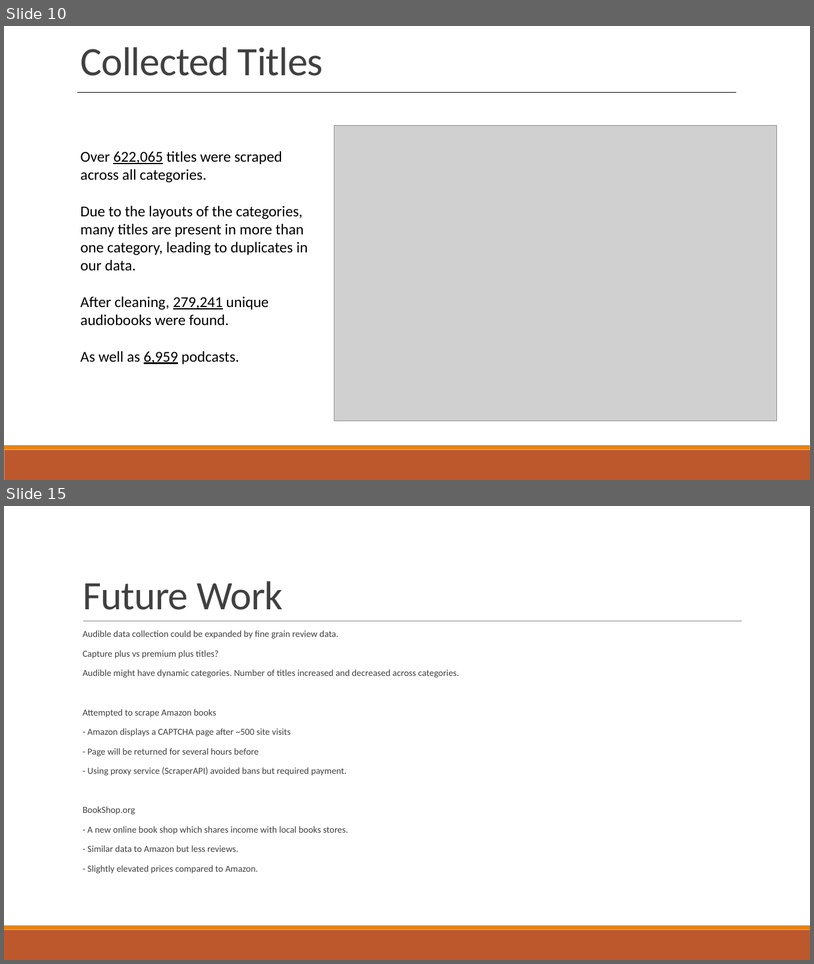
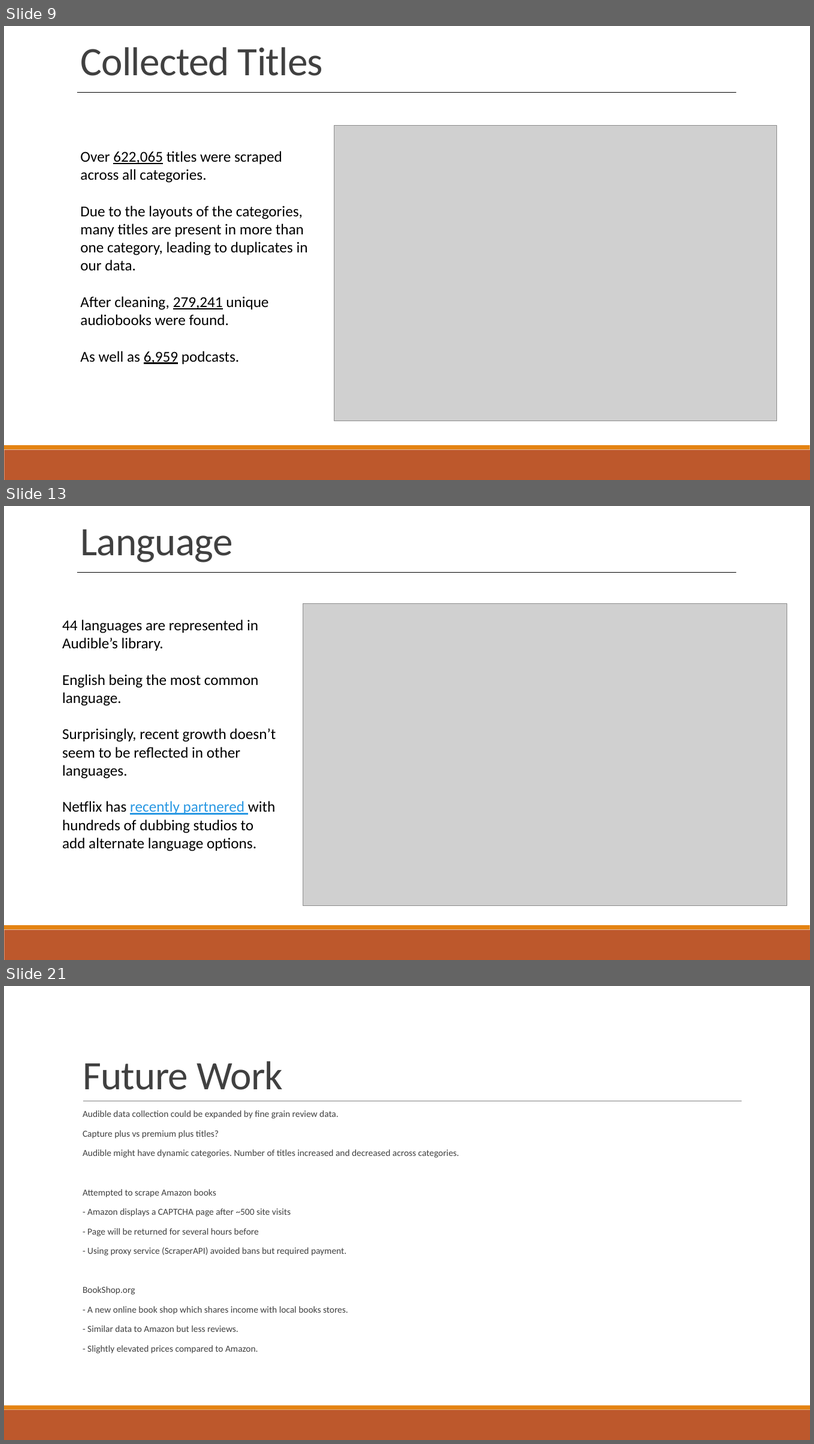
Before and after one commit to jwelch1123/finding_the_tree_in_the_forest, a slide deck: Presentation.pptx. Shown one above the other, each under a label of ours: slides 10 and 15 before the commit, slides 9, 13 and 21 after it; the slides between them are not shown. The pictures are 814x964 and 814x1444 pixels, drawn with LibreOffice and Linux fonts; fonts in the diff are those of the drawing; grey boxes stand for pictures. Boxes give left, top, right and bottom in pixels: in the first picture for what was removed or moved away, otherwise in the second. Text is boxed around its words. In the diff, an @@ line names an element or a change of style, - is before the commit and + after.

```diff
--- a/Presentation.pptx
+++ b/Presentation.pptx
@@ slide 13 added at <box>4,506,810,960</box>, background #FFFFFF; not listed: 2 template elements that a slide beside it also shows @@
@@ text added at <box>80,529,233,562</box>, 48 pt, text #404040 @@
+Language
@@ line added from (78, 572) to (737, 572), #000000 0.25 pt @@
@@ picture added at <box>303,603,788,905</box> @@
@@ text added at <box>62,619,276,851</box>, 18 pt, text #000000 @@
+44 languages are represented in Audible’s library.
+English being the most common language.
+Surprisingly, recent growth doesn’t seem to be reflected in other languages.
+Netflix has recently partnered with hundreds of dubbing studios to add alternate language options.
@@ what was slide 10 is now slide 9 @@
@@ what was slide 15 is now slide 21 @@
```
Also in this commit, not shown: 1 slide changed, 10 other slides added, 5 slides removed, 18 other files.
